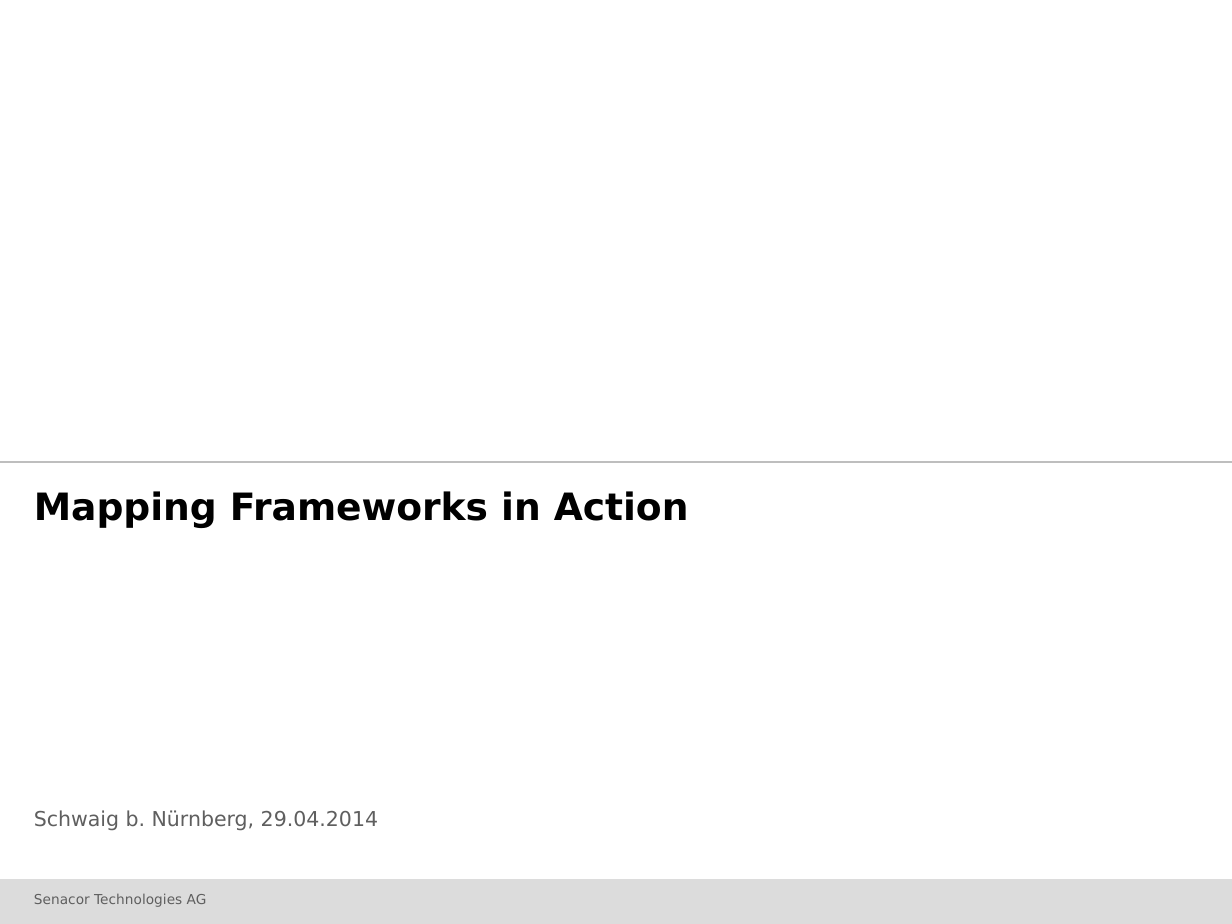
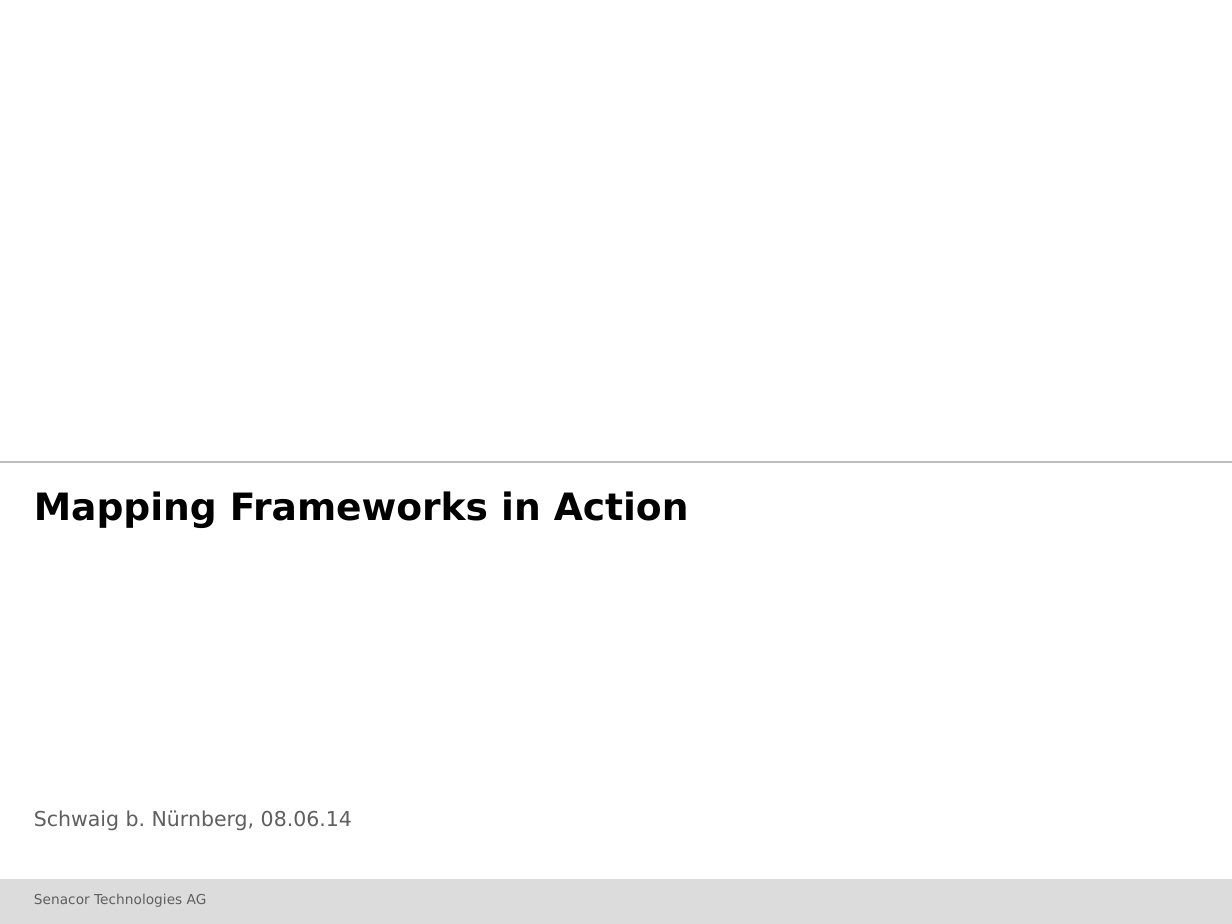
Before and after one commit to jschwalb/Mappings, a slide deck: slide 1 of presentation.pptx. Drawn at 1232x924 pixels with LibreOffice and Linux fonts; fonts in the diff are those of the drawing; background and template pictures are left out. Boxes give left, top, right and bottom in pixels: in the first picture for what was removed or moved away, otherwise in the second. Text is boxed around its words. In the diff, an @@ line names an element or a change of style, - is before the commit and + after.

```diff
--- a/presentation.pptx
+++ b/presentation.pptx
@@ text at bbox=[34, 810, 352, 831]: text changed @@
-Schwaig b. Nürnberg, 29.04.2014
+Schwaig b. Nürnberg, 08.06.14
```
Also in this commit, not shown: 30 other slides changed.
